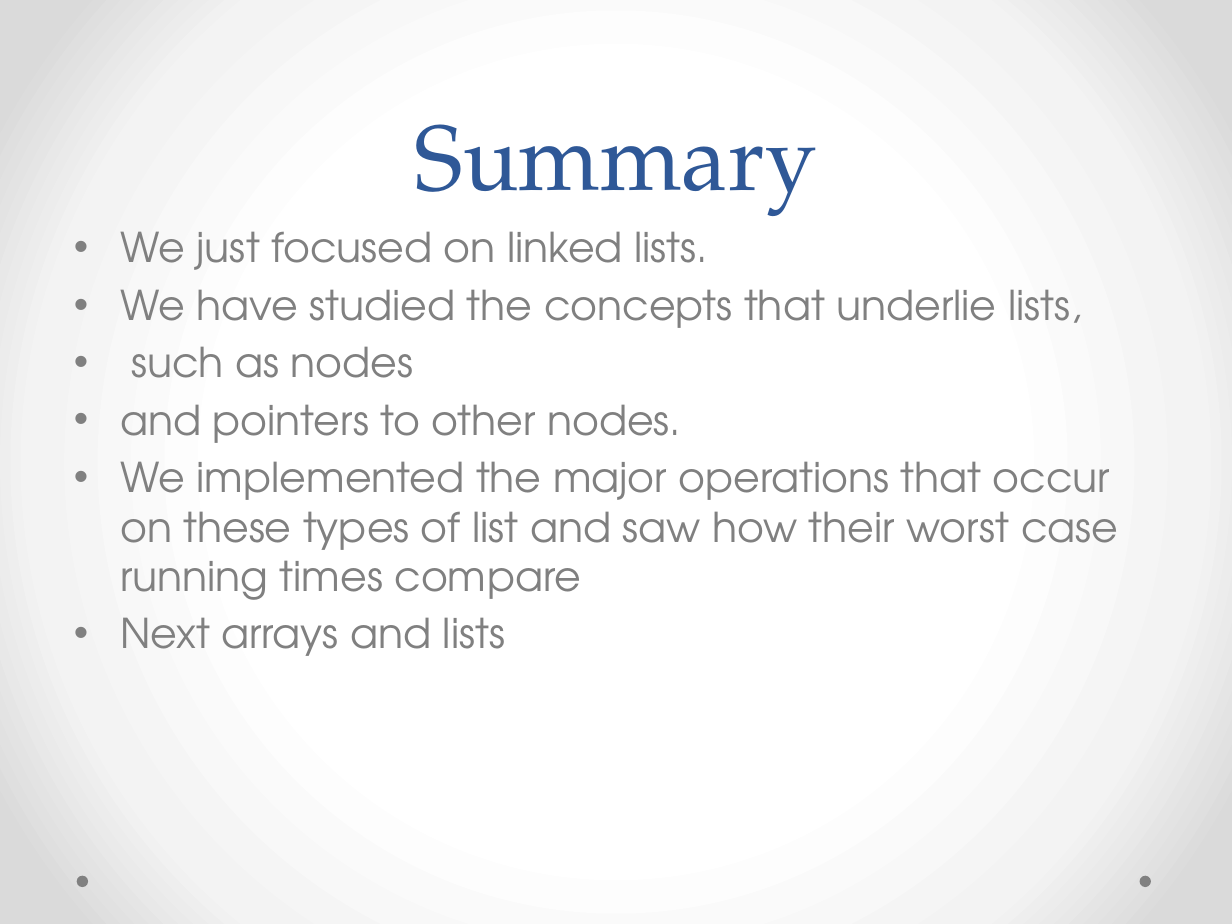
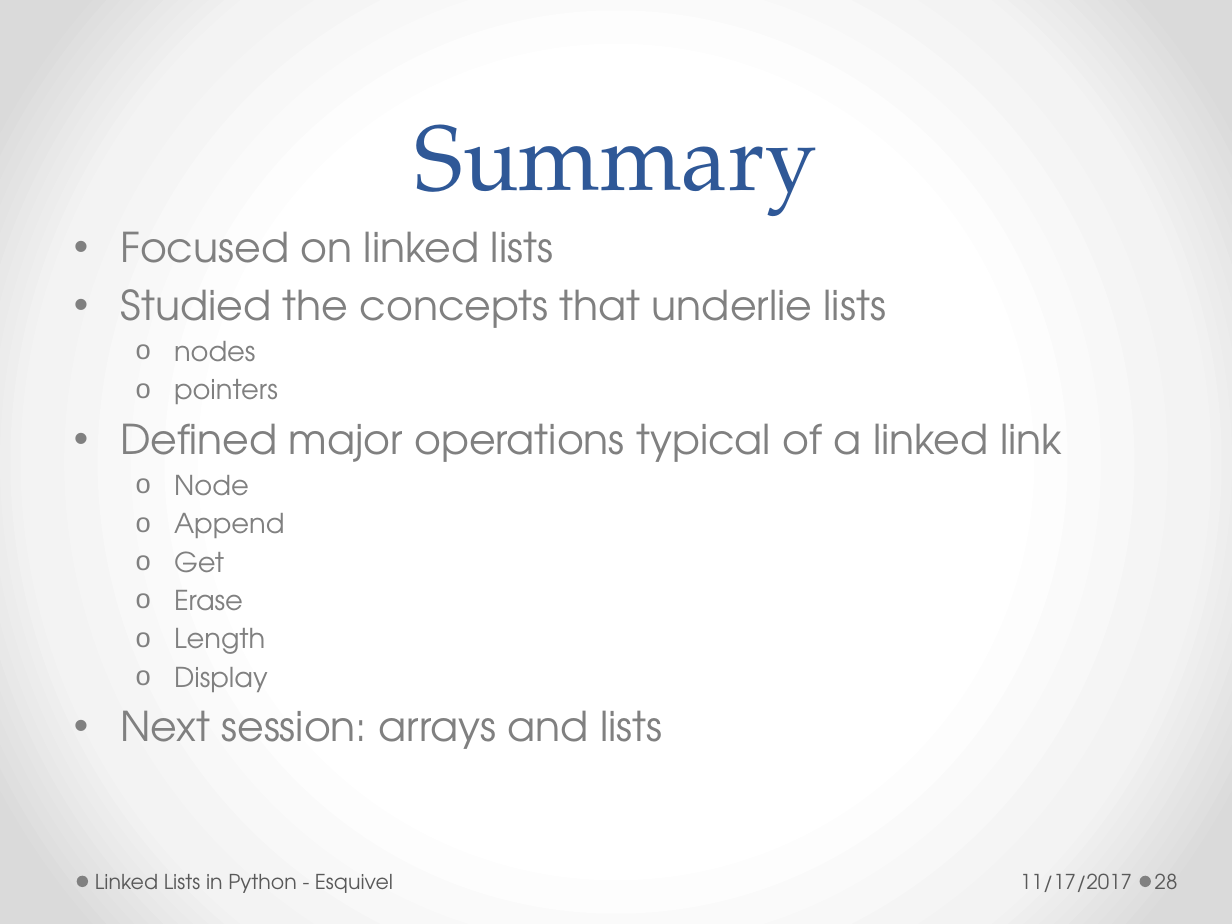
Before and after one commit to redsunsetrose/linked-Lists, a slide deck: slide 28 of LinkedLists.pptx (slide 7 before the commit). Drawn at 1232x924 pixels with LibreOffice and Linux fonts; fonts in the diff are those of the drawing. Boxes give left, top, right and bottom in pixels: in the first picture for what was removed or moved away, otherwise in the second. Text is boxed around its words. In the diff, an @@ line names an element or a change of style, - is before the commit and + after.

```diff
--- a/LinkedLists.pptx
+++ b/LinkedLists.pptx
@@ text at (x1=120, y1=231, x2=1062, y2=749): text changed @@
-• We just focused on linked lists.
-• We have studied the concepts that underlie lists,
-• such as nodes
-• and pointers to other nodes.
-• We implemented the major operations that occur on these types of list and saw how their worst case running times compare
-• Next arrays and lists
+• Focused on linked lists
+• Studied the concepts that underlie lists
+  o nodes
+  o pointers
+• Defined major operations typical of a linked link
+  o Node
+  o Append
+  o Get
+  o Erase
+  o Length
+  o Display
+• Next session: arrays and lists
@@ text added at (x1=95, y1=874, x2=393, y2=893), 12 pt, text #595959 @@
+Linked Lists in Python - Esquivel
@@ text added at (x1=1020, y1=873, x2=1132, y2=892), 12 pt, text #595959 @@
+11/17/2017
@@ page number added at (x1=1155, y1=873, x2=1178, y2=889), 12 pt, text #595959 @@
+28
```
Also in this commit, not shown: 18 other slides changed, 10 slides added, 6 slides removed.
